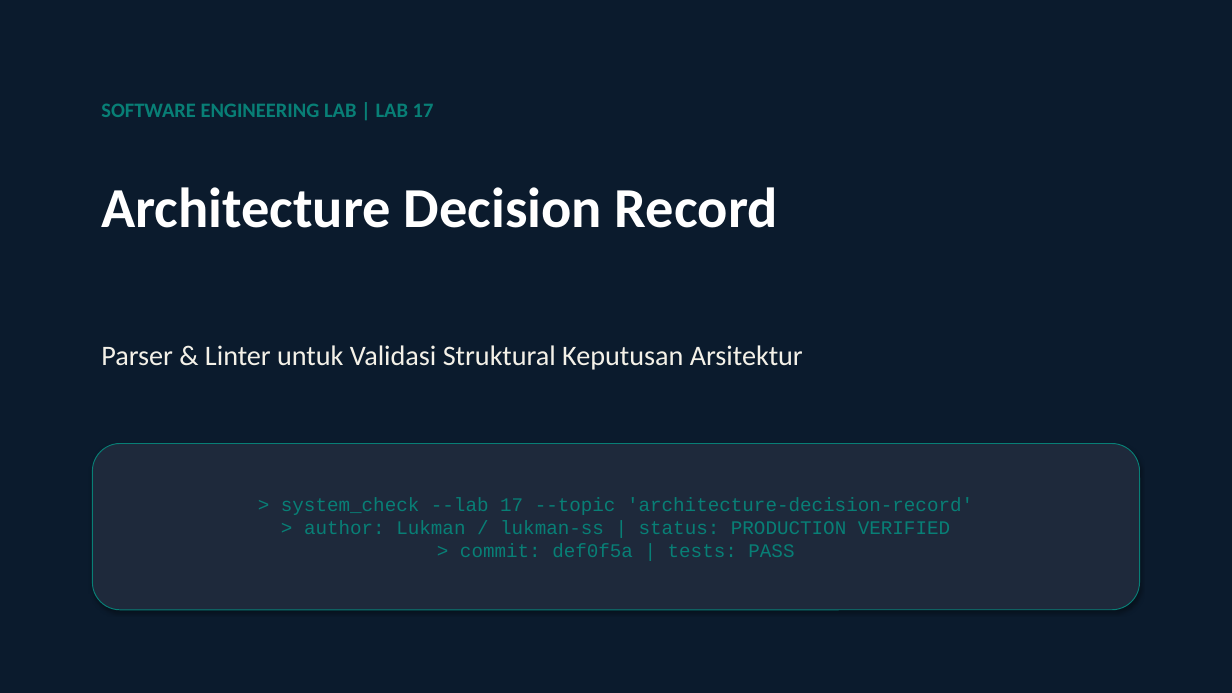
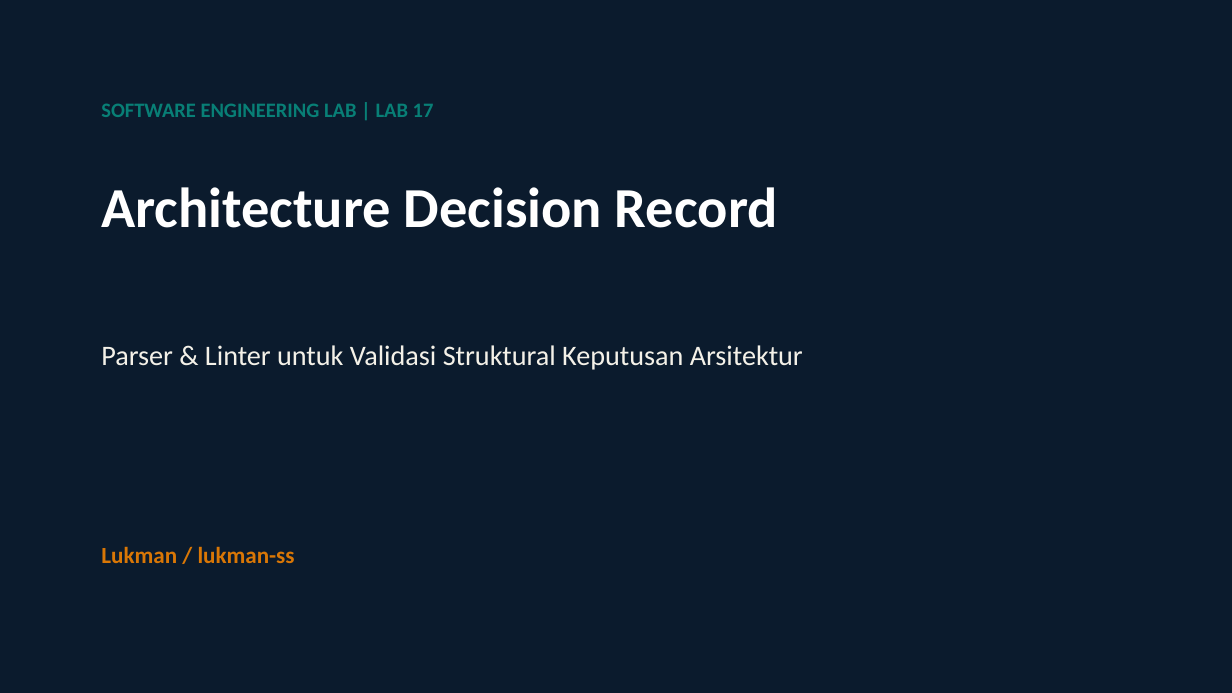
Before and after one commit to lukman-ss/software-engineering-lab, a slide deck: slide 1 of labs/17-architecture-decision-record/result/linkedin/lab-17-architecture-decision-record-carousel.pptx. Drawn at 1232x693 pixels with LibreOffice and Linux fonts; fonts in the diff are those of the drawing. Boxes give left, top, right and bottom in pixels: in the first picture for what was removed or moved away, otherwise in the second. Text is boxed around its words. In the diff, an @@ line names an element or a change of style, - is before the commit and + after.

Commit message:
style(cover): apply poster-grade hero visual and fix thumbnail regression

```diff
--- a/labs/17-architecture-decision-record/result/linkedin/lab-17-architecture-decision-record-carousel.pptx
+++ b/labs/17-architecture-decision-record/result/linkedin/lab-17-architecture-decision-record-carousel.pptx
@@ text "Lukman / lukman-ss": place and size @@
-text "Lukman / lukman-ss" at <box>92,444,1140,610</box>
+text "Lukman / lukman-ss" at <box>101,546,295,563</box>
@@ text "Lukman / lukman-ss" at <box>101,546,295,563</box>: vertical alignment middle to top; fill #1E293B to none; outline #087F76 0.75 pt to none; shadow off @@
@@ text at <box>101,546,295,563</box>: text changed; size 15 to 18 pt; font Courier New to Calibri; text colour #087F76 to #D97706; bold on @@
-> system_check --lab 17 --topic 'architecture-decision-record'
-> author: Lukman / lukman-ss | status: PRODUCTION VERIFIED
-> commit: def0f5a | tests: PASS
+Lukman / lukman-ss
```
Also in this commit, not shown: 3 other files.
